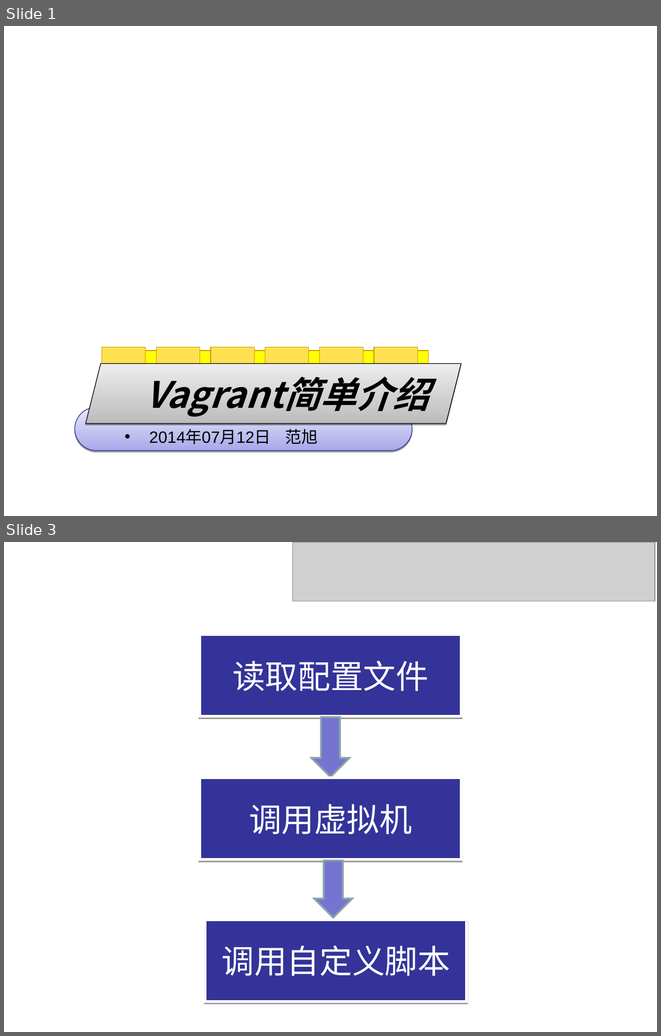
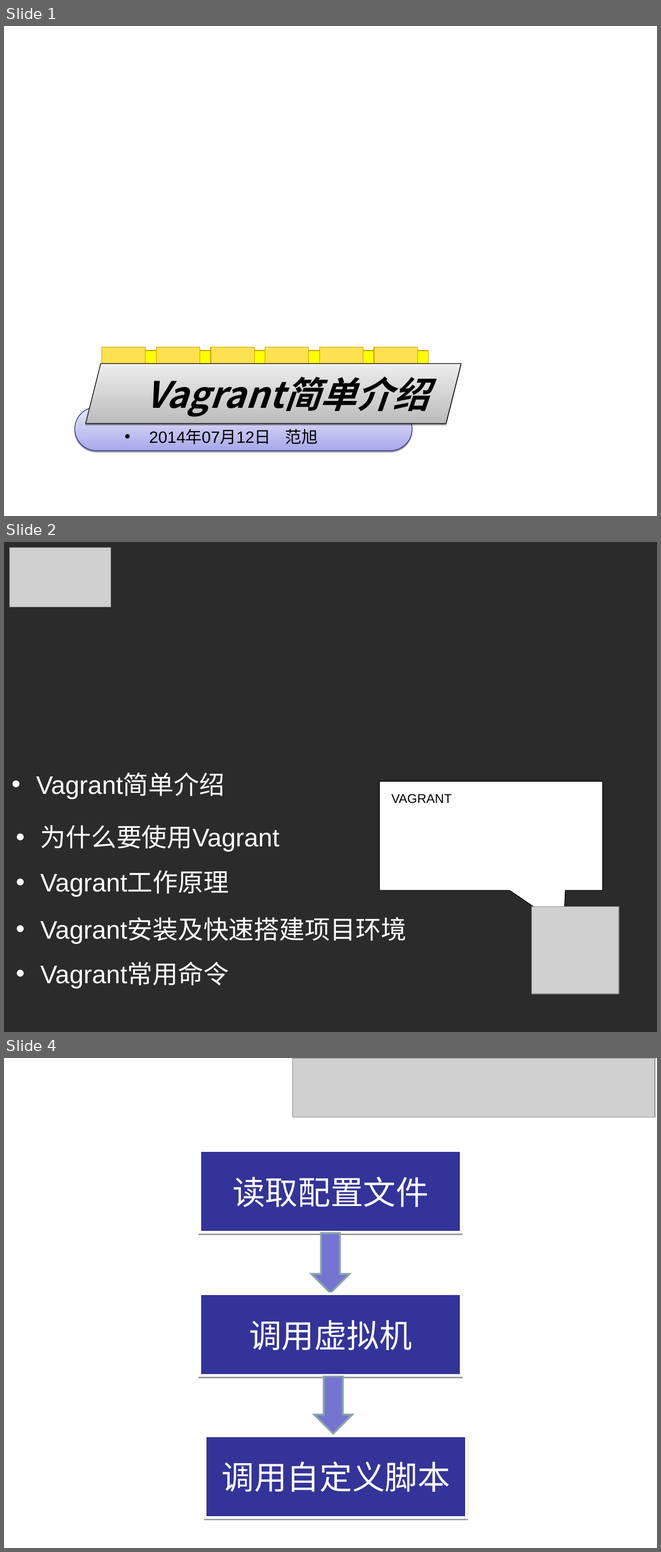
Before and after one commit to VanJames/work, a slide deck: document/Vagrant.ppt. Shown one above the other, each under a label of ours: slides 1 and 3 before the commit, slides 1, 2 and 4 after it; the slides between them are not shown. The pictures are 661x1036 and 661x1552 pixels, drawn with LibreOffice and Linux fonts; fonts in the diff are those of the drawing; grey boxes stand for pictures; background and template pictures are left out; a plain dark background stands for a picture behind light text. Boxes give left, top, right and bottom in pixels: in the first picture for what was removed or moved away, otherwise in the second. Text is boxed around its words. In the diff, an @@ line names an element or a change of style, - is before the commit and + after.

Commit message:
update ppt

```diff
--- a/document/Vagrant.ppt
+++ b/document/Vagrant.ppt
@@ slide 2 added at box(4, 542, 657, 1032), background picture (left out) @@
@@ picture added at box(10, 548, 111, 607) @@
@@ text added at box(36, 774, 224, 799), 28 pt, text #FFFFFF @@
+• Vagrant简单介绍
@@ speech box added at box(379, 781, 603, 890), fill #FFFFFF, outline #000000 0.74 pt @@
@@ text added at box(391, 794, 452, 803), 14 pt, text #000000 @@
+VAGRANT
@@ text added at box(41, 824, 280, 852), 28 pt, text #FFFFFF @@
+• 为什么要使用Vagrant
@@ text added at box(41, 872, 229, 897), 28 pt, text #FFFFFF @@
+• Vagrant工作原理
@@ picture added at box(531, 906, 618, 993) @@
@@ text added at box(41, 918, 406, 943), 28 pt, text #FFFFFF @@
+• Vagrant安装及快速搭建项目环境
@@ text added at box(41, 963, 229, 988), 28 pt, text #FFFFFF @@
+• Vagrant常用命令
@@ what was slide 3 is now slide 4 @@
```
Also in this commit, not shown: 3 other slides added, 2 slides removed.
